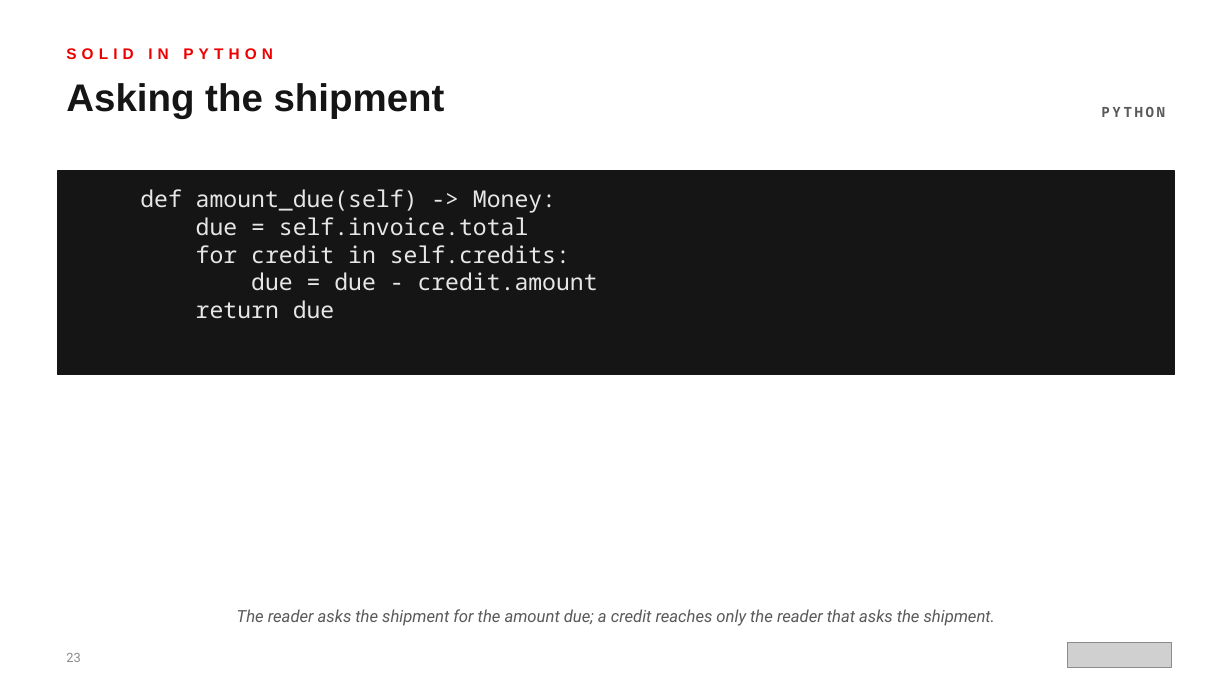
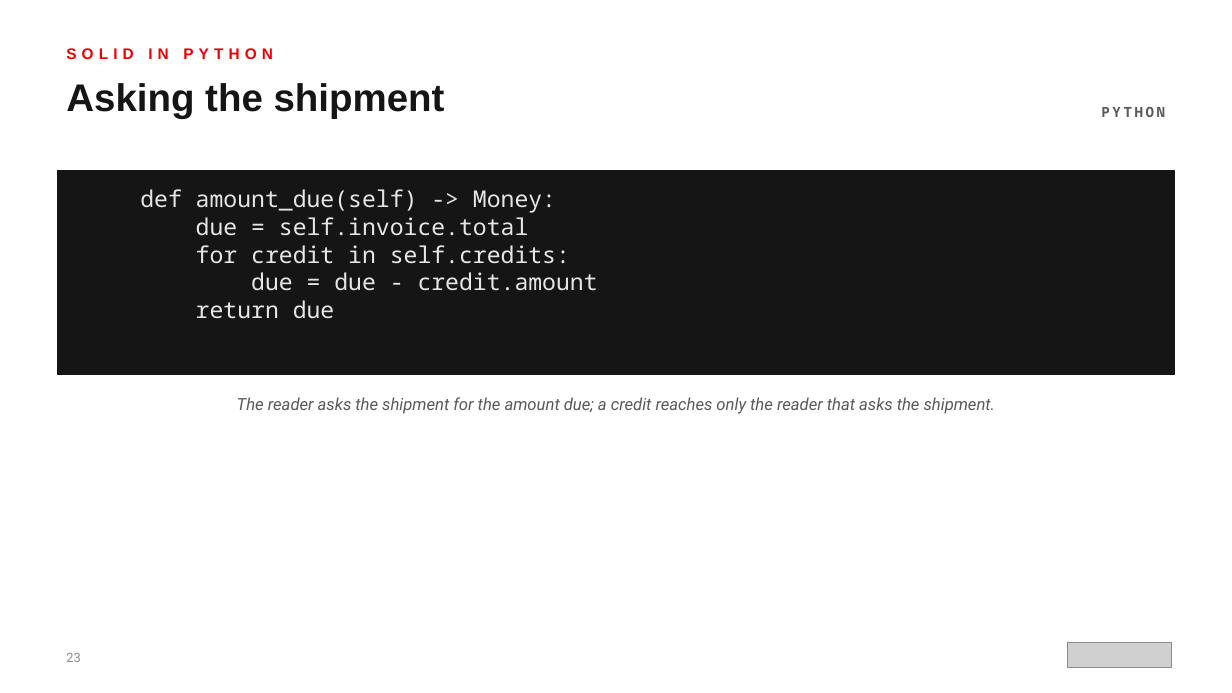
Before and after one commit to patterncatalyst/design-patterns-with-python, a slide deck: slide 23 of presentation/design-patterns-with-python-101-patterns-and-solid.pptx. Drawn at 1232x693 pixels with LibreOffice and Linux fonts; fonts in the diff are those of the drawing; grey boxes stand for pictures. Boxes give left, top, right and bottom in pixels: in the first picture for what was removed or moved away, otherwise in the second. Text is boxed around its words. In the diff, an @@ line names an element or a change of style, - is before the commit and + after.

```diff
--- a/presentation/design-patterns-with-python-101-patterns-and-solid.pptx
+++ b/presentation/design-patterns-with-python-101-patterns-and-solid.pptx
@@ text "The reader asks the shipment ..." moved from (x1=237, y1=609, x2=995, y2=626) to (x1=237, y1=397, x2=995, y2=414) @@
```
Also in this commit, not shown: 23 other slides changed, 5 other files.
